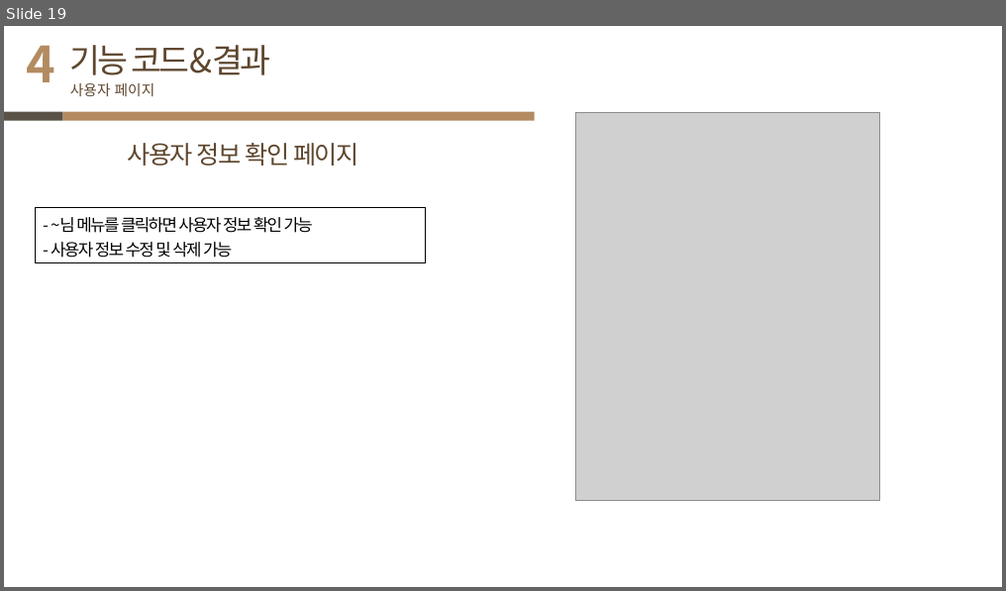
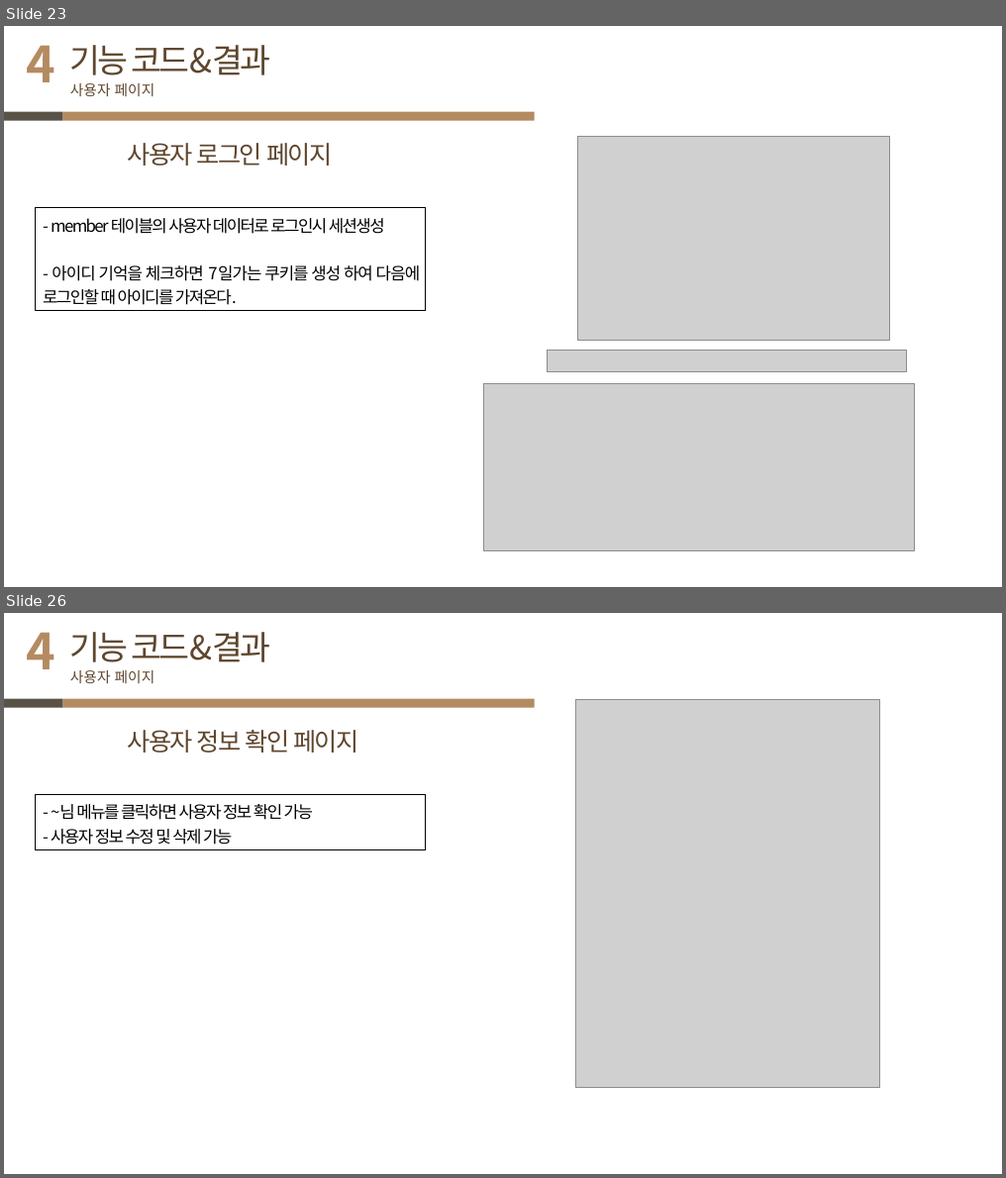
Before and after one commit to JJang-Ah/JSP-shoping-mall-project, a slide deck: JaAhCamping_project(JSP).pptx. Shown one above the other, each under a label of ours: slide 19 before the commit, slides 23 and 26 after it; the slides between them are not shown. The pictures are 1006x591 and 1006x1178 pixels, drawn with LibreOffice and Linux fonts; fonts in the diff are those of the drawing; grey boxes stand for pictures. Boxes give left, top, right and bottom in pixels: in the first picture for what was removed or moved away, otherwise in the second. Text is boxed around its words. In the diff, an @@ line names an element or a change of style, - is before the commit and + after.

```diff
--- a/JaAhCamping_project(JSP).pptx
+++ b/JaAhCamping_project(JSP).pptx
@@ slide 23 added at (4, 26, 1002, 587), background #FFFFFF @@
@@ text added at (27, 45, 56, 82), 48 pt, text #B48B61, bold @@
+4
@@ text added at (70, 45, 270, 76), 32 pt, text #5E462D @@
+기능 코드&결과
@@ text added at (70, 83, 155, 96), 14 pt, text #5E462D @@
+사용자 페이지
@@ rectangle added at (4, 112, 63, 121), fill #595347 @@
@@ rectangle added at (63, 112, 535, 121), fill #B48B61 @@
@@ text added at (128, 143, 332, 166), 24 pt, text #5E462D @@
+사용자 로그인 페이지
@@ picture added at (577, 136, 890, 341) @@
@@ rectangle added at (36, 208, 426, 310), outline #000000 0.75 pt, 16 pt, text #000000 @@
+- member 테이블의 사용자 데이터로 로그인시 세션생성
+- 아이디 기억을 체크하면 7일가는 쿠키를 생성 하여 다음에 로그인할 때 아이디를 가져온다.
@@ picture added at (548, 350, 906, 372) @@
@@ picture added at (484, 384, 915, 552) @@
@@ what was slide 19 is now slide 26 @@
```
Also in this commit, not shown: 13 slides changed, 9 other slides added, 2 other files.
